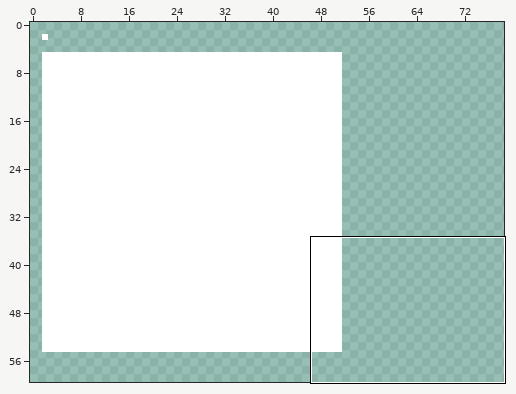
Sprite sheet, stored at assets/oss325.png. The picture above shows the old version from afar; the outline marks the close-up.
Close-up. Earlier state:
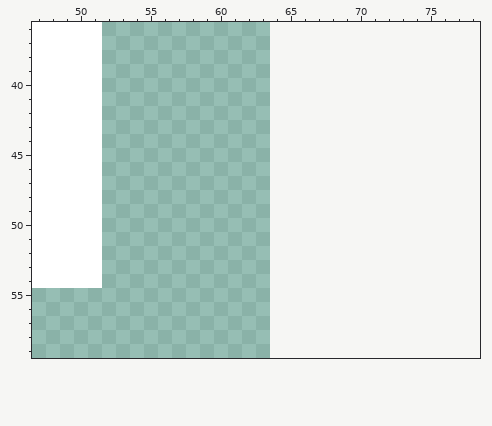
The file is 64x64 pixels. Shown: x 47..78, y 36..59. The old version is drawn lined up with the new one, on the new canvas. The wide view leaves out empty margins.
Once edited:
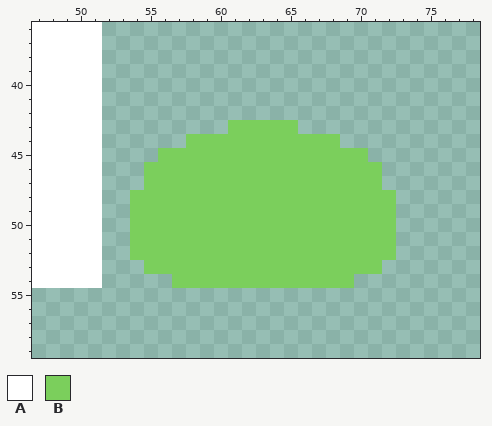
Palette (. is transparent): A #ffffff  B #7bcf5c
Edits made:
canvas 64x64 -> 128x64
@@ x 47..78 @@
 42 AAAAA...........................
-43 AAAAA...........................
-44 AAAAA...........................
-45 AAAAA...........................
-46 AAAAA...........................
-47 AAAAA...........................
-48 AAAAA...........................
-49 AAAAA...........................
-50 AAAAA...........................
-51 AAAAA...........................
-52 AAAAA...........................
-53 AAAAA...........................
-54 AAAAA...........................
+43 AAAAA.........BBBBB.............
+44 AAAAA......BBBBBBBBBBB..........
+45 AAAAA....BBBBBBBBBBBBBBB........
+46 AAAAA...BBBBBBBBBBBBBBBBB.......
+47 AAAAA...BBBBBBBBBBBBBBBBB.......
+48 AAAAA..BBBBBBBBBBBBBBBBBBB......
+49 AAAAA..BBBBBBBBBBBBBBBBBBB......
+50 AAAAA..BBBBBBBBBBBBBBBBBBB......
+51 AAAAA..BBBBBBBBBBBBBBBBBBB......
+52 AAAAA..BBBBBBBBBBBBBBBBBBB......
+53 AAAAA...BBBBBBBBBBBBBBBBB.......
+54 AAAAA.....BBBBBBBBBBBBB.........
 55 ................................
Boxes around the changes in both close-ups, in picture pixels (x1, y1, x2, y2):
added: (130, 120, 396, 288)
